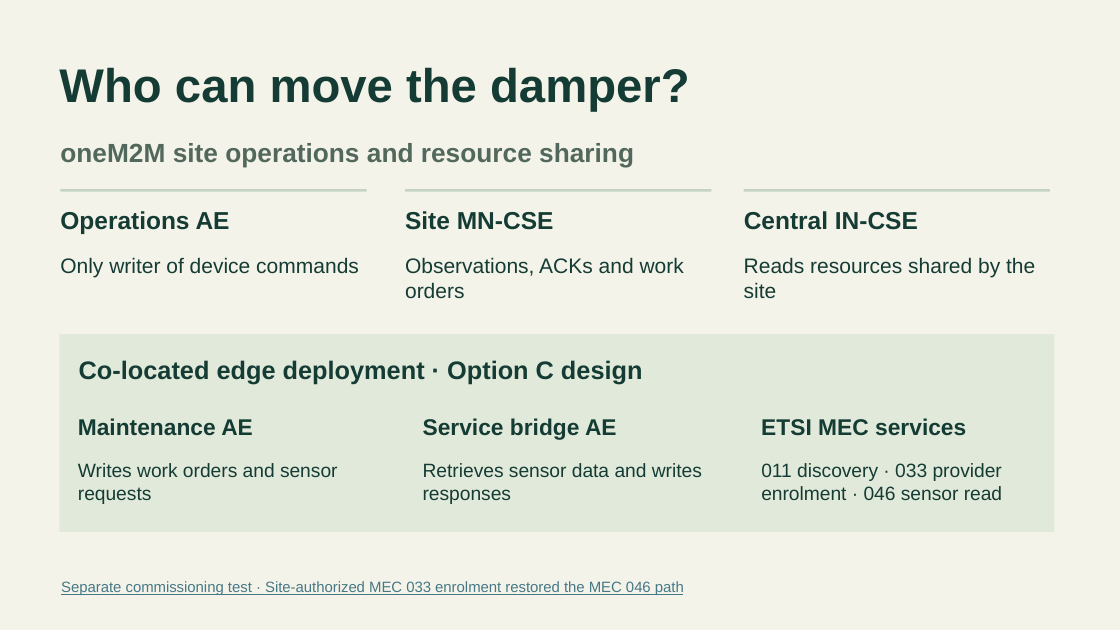
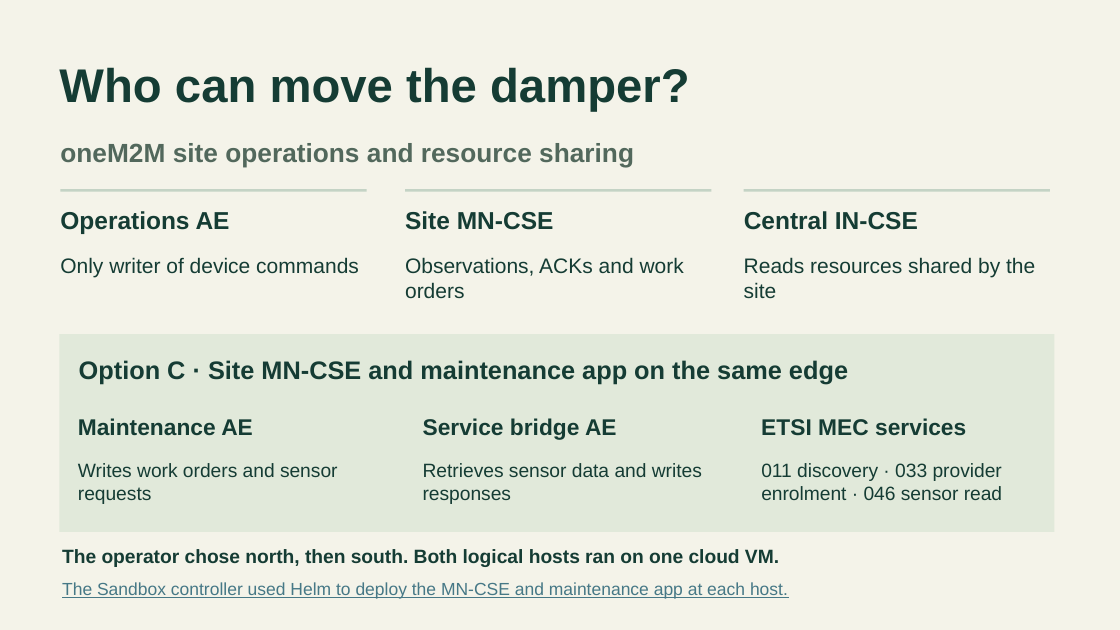
Before and after one commit to openSoom/openSoom, a slide deck: slide 8 of deliverables/presentation/openSoom-evaluation.pptx. Drawn at 1120x630 pixels with LibreOffice and Linux fonts; fonts in the diff are those of the drawing. Boxes give left, top, right and bottom in pixels: in the first picture for what was removed or moved away, otherwise in the second. Text is boxed around its words. In the diff, an @@ line names an element or a change of style, - is before the commit and + after.

Commit message:
Verify both MEC service configurations and reuse maintenance across commissioned facilities

```diff
--- a/deliverables/presentation/openSoom-evaluation.pptx
+++ b/deliverables/presentation/openSoom-evaluation.pptx
@@ text at [79, 360, 848, 385]: text changed @@
-Co-located edge deployment · Option C design
+Option C · Site MN-CSE and maintenance app on the same edge
@@ text at [62, 549, 779, 567]: text changed; size 12.8 to 16.5 pt; text colour #467886 to #153C34; bold on @@
-Separate commissioning test · Site-authorized MEC 033 enrolment restored the MEC 046 path
+The operator chose north, then south. Both logical hosts ran on one cloud VM.
@@ text added at [62, 582, 788, 599], 15 pt, text #467886, underline @@
+The Sandbox controller used Helm to deploy the MN-CSE and maintenance app at each host.
```
Also in this commit, not shown: 42 other files.
